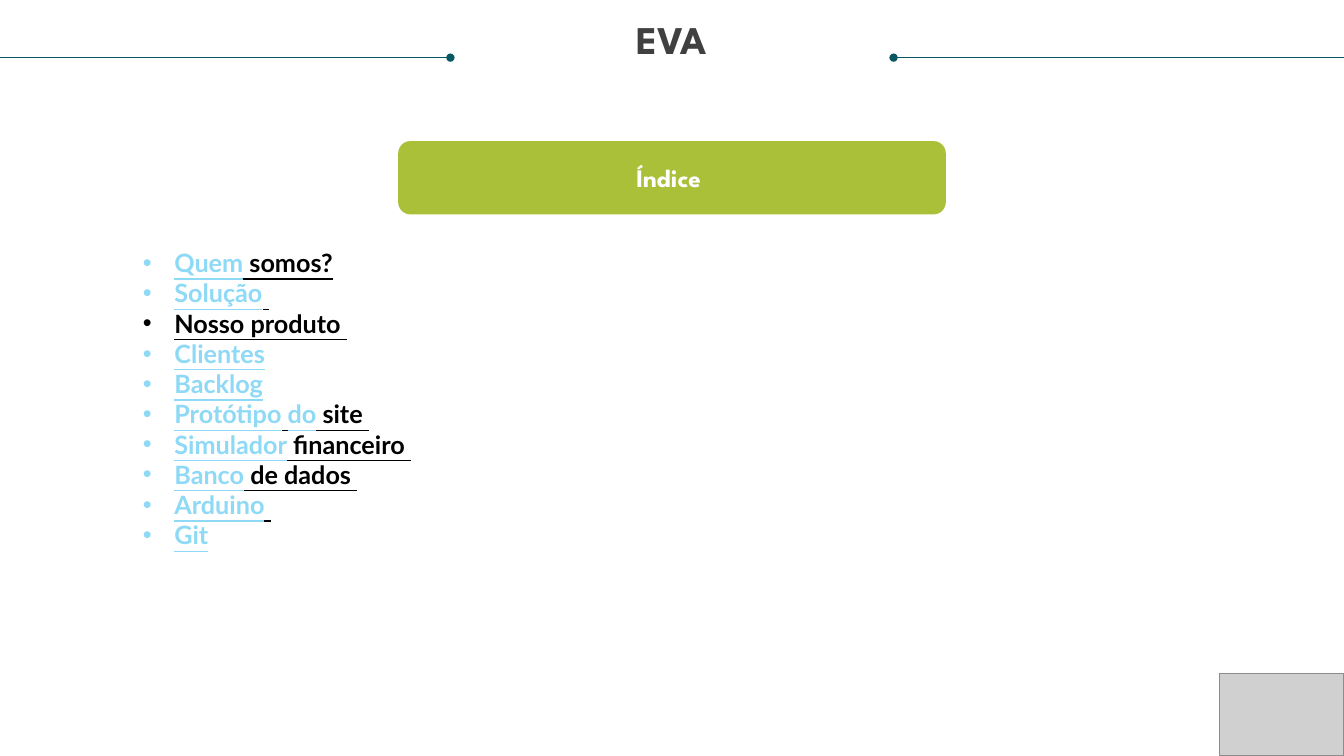
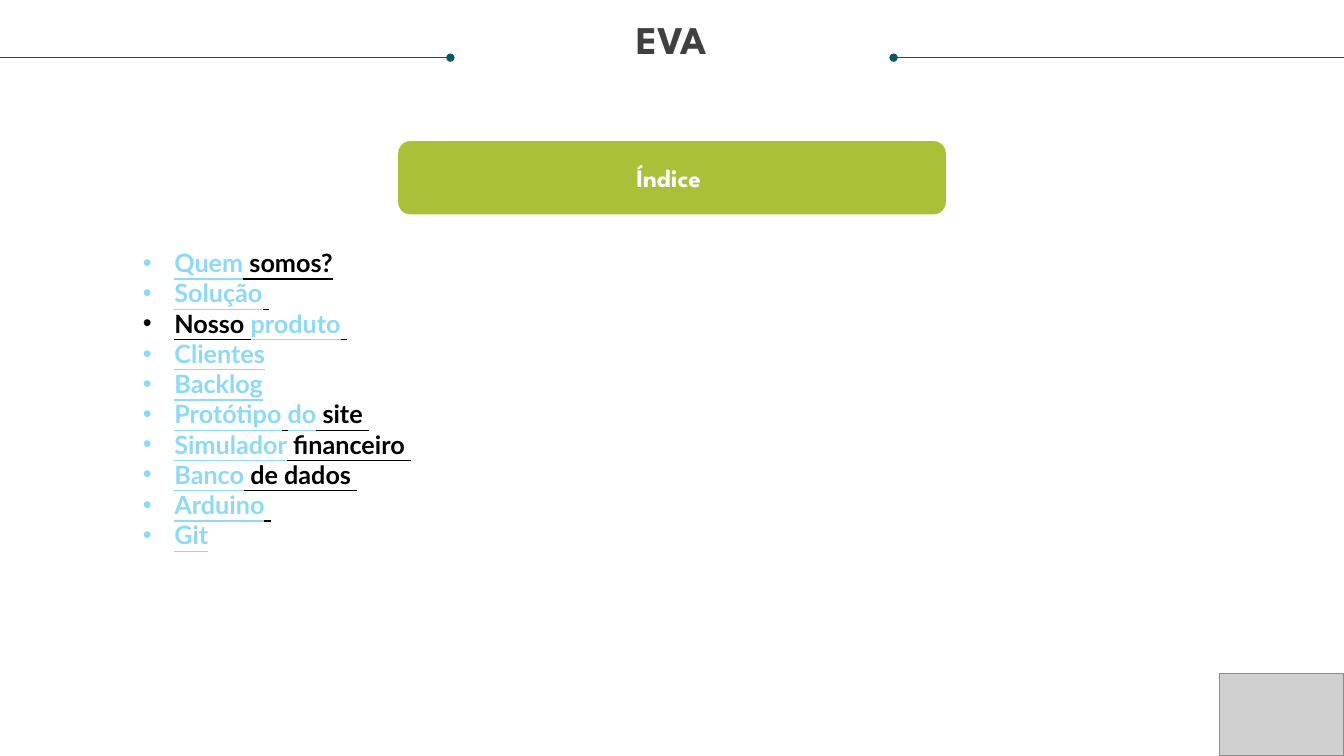
Before and after one commit to YuriJVedovate/EVA_projeto, a slide deck: slide 3 of Slides/Sprint 1 ATUALIZADO 1.pptx. Drawn at 1344x756 pixels with LibreOffice and Linux fonts; fonts in the diff are those of the drawing; grey boxes stand for pictures. Boxes give left, top, right and bottom in pixels: in the first picture for what was removed or moved away, otherwise in the second. Text is boxed around its words. In the diff, an @@ line names an element or a change of style, - is before the commit and + after.

Commit message:
Atualizado agora de verdade

```diff
--- a/Slides/Sprint 1 ATUALIZADO 1.pptx
+++ b/Slides/Sprint 1 ATUALIZADO 1.pptx
@@ text at (174, 314, 341, 337): text colour #000000 to #8ED9F6 in "produto" @@
```
